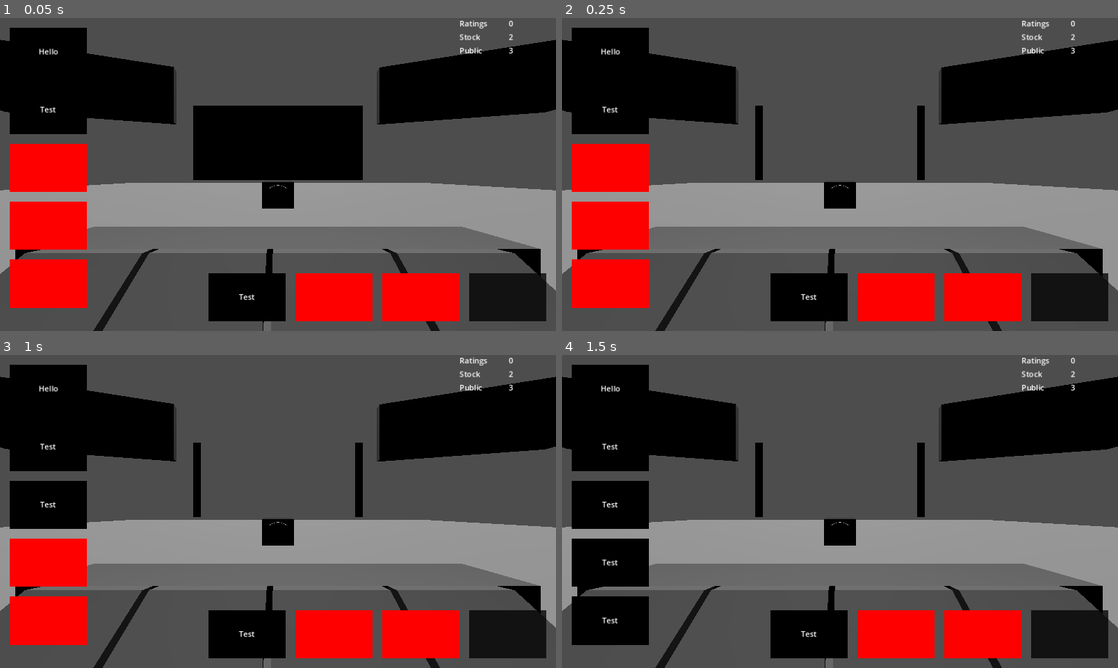
Above: before the commit, frames 1-4 (two rows, left to right).
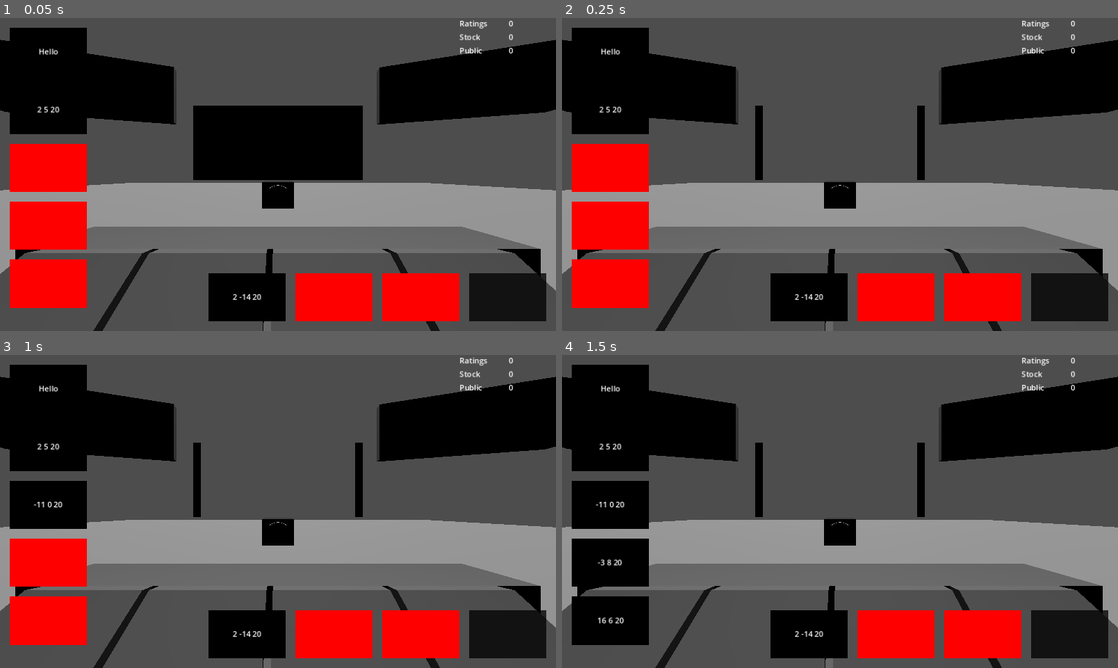
Above: after the commit, the same moments.

Repository: ZeAntwan/LD53
Game: Godot game, scene res://scenes/game.tscn
Two runs of this game, one before a commit and one after it. Both use one fixed random seed, a clock stepped at 60 frames per second and the inputs below.
Inputs (mouse positions are in pixels of both pictures, inside the frame that each line leads up to):
- Up to frame 1 (0.05 s): no input
- Up to frame 2 (0.25 s): no input
- Up to frame 3 (1 s): tap Enter at 0.5 s; move the mouse to (50, 389) at 0.52 s; click (50, 389) at 0.6 s; tap Space (ui_select) at 0.77, 0.8 s
- Up to frame 4 (1.5 s): tap Space (ui_select) at 1.07, 1.35 s; move the mouse to (612, 445) at 1.27 s

The runs differ from the first frame. In frame 1, 0.1% of the frame differs, in the area x 6-93%, y 5-91%; in frame 2, 0.1%; in frame 3, 0.2%; in frame 4, 0.3%.

Commit message:
Better feel for news swap + less error madness

Diff:
--- a/scenes/ui.tscn
+++ b/scenes/ui.tscn
@@ -11,9 +11,9 @@
 [sub_resource type="Resource" id="Resource_grr02"]
 script = ExtResource("3_kb88l")
 text = "Hello"
-stat_rating = 1
-stat_stock = 1
-stat_public = 1
+stat_rating = 20
+stat_stock = 20
+stat_public = 20
 timer = 3.0
 
 [node name="MainUi" type="Control"]
@@ -188,3 +188,13 @@
 size_flags_horizontal = 3
 text = "0
 "
+
+[node name="GameOver" type="HBoxContainer" parent="DebugUI/HBoxContainer"]
+visible = false
+layout_mode = 2
+size_flags_vertical = 3
+
+[node name="Label" type="Label" parent="DebugUI/HBoxContainer/GameOver"]
+layout_mode = 2
+size_flags_horizontal = 3
+text = "Game Over"
--- a/scenes/ui/news_item.tscn
+++ b/scenes/ui/news_item.tscn
@@ -1,4 +1,4 @@
-[gd_scene load_steps=3 format=3]
+[gd_scene load_steps=3 format=3 uid="uid://b5ktcs0j2auak"]
 
 [ext_resource type="Script" path="res://scripts/items/NewsItem.gd" id="1_efnsu"]
 
@@ -40,7 +40,10 @@
 anchor_bottom = 1.0
 grow_horizontal = 2
 grow_vertical = 2
-text = "Test"
+text = "Test
+sefesf
+sefsef
+"
 horizontal_alignment = 1
 vertical_alignment = 1
 
--- a/scripts/Manager.gd
+++ b/scripts/Manager.gd
@@ -12,4 +12,7 @@
 
 # Called every frame. 'delta' is the elapsed time since the previous frame.
 func _process(delta):
+	score_rating = clampf(score_rating,0,100)
+	score_stock = clampf(score_rating,0,100)
+	score_public = clampf(score_rating,0,100)
 	pass
--- a/scripts/debug/DebugUI.gd
+++ b/scripts/debug/DebugUI.gd
@@ -12,7 +12,10 @@
 	$HBoxContainer/Stock/Score.text = str(Manager.score_stock)
 	$HBoxContainer/Public/Score.text = str(Manager.score_public)
 
-
+	if Manager.score_rating >= 100 \
+		or Manager.score_stock >= 100 \
+		or Manager.score_public >= 100:
+			$HBoxContainer/GameOver.visible = true
 
 
 	pass
--- a/scripts/items/NewsItem.gd
+++ b/scripts/items/NewsItem.gd
@@ -3,6 +3,7 @@
 
 var selected = false
 var mouseOffset: Vector2 = Vector2.ZERO
+var target_position: Vector2
 
 var canPick = true
 
@@ -12,18 +13,25 @@
 @onready var hiding = $Hiding
 
 @export var headline = Headline.new()
+@export var ownZone: DropZone
 
 # Called when the node enters the scene tree for the first time.
 func _ready():
 	label.text = headline.text
 	get_parent().update_newsitem(self)
+	target_position = global_position
 	pass # Replace with function body.
 
 # Called every frame. 'delta' is the elapsed time since the previous frame.
 func _process(delta):
 	if selected:
 		global_position = get_global_mouse_position() + mouseOffset
+	else:
+		target_position = ownZone.global_position
+		global_position = global_position.lerp(target_position,.4)
 	pass
+
+
 
 func _on_area_2d_mouse_entered():
 	pass # Replace with function body.
@@ -32,7 +40,6 @@
 func _on_area_2d_input_event(viewport, event, shape_idx):
 	if Input.is_action_just_pressed("select") && canPick:
 		selected = true
-		parent = get_parent()
 		mouseOffset = global_position - get_global_mouse_position()
 		z_index = 2
 
@@ -40,18 +47,22 @@
 		selected = false
 		var overlap = area.get_overlapping_areas()
 		if (!overlap.is_empty()):
-			var zone = overlap[0].get_parent()
-
+			var targetZone = ownZone
+			for node in overlap:
+				if node.get_parent().is_in_group("drop_zone"):
+					print(node)
+					if (area.global_position.distance_to(node.global_position)) < (area.global_position.distance_to(targetZone.global_position)):
+						targetZone = node
+						pass
+			var zone = targetZone.get_parent()
 			if zone.is_in_group("drop_zone") && zone.canDrop && zone.newsItem != self:
 				#parent.remove_child(self)
 				if zone.newsItem != null:
-					var swapped = zone.update_newsitem(self)
-					parent.update_newsitem(swapped[0])
+					ownZone.update_newsitem(zone.newsItem)
+					zone.update_newsitem(self)
 				else:
+					ownZone.update_newsitem()
 					zone.update_newsitem(self)
-					parent.update_newsitem()
-			parent = get_parent()
-		position = Vector2.ZERO
 		z_index = 1
 
 func update_timer(ratio: float):
--- a/scripts/ressources/Headline.gd
+++ b/scripts/ressources/Headline.gd
@@ -2,17 +2,19 @@
 class_name Headline
 
 @export var text: String = "Test"
-@export var stat_rating: int = 1
-@export var stat_stock: int = 1
-@export var stat_public: int = 1
+@export var stat_rating: int = 20
+@export var stat_stock: int = 20
+@export var stat_public: int = 20
 @export var timer: float = 3
 
 # Make sure that every parameter has a default value.
 # Otherwise, there will be problems with creating and editing
 # your resource via the inspector.
 func _init(p_text = text, p_stat_rating = stat_rating, p_stat_stock = stat_stock, p_stat_public = stat_public, p_timer = timer):
-	text = p_text
-	stat_rating = p_stat_rating
-	stat_stock = p_stat_stock
-	stat_public = p_stat_public
+
+	stat_rating = p_stat_rating * randf_range(-1,1)
+	stat_stock = p_stat_stock * randf_range(-1,1)
+	stat_public = p_stat_public * randf_range(-1,1)
 	timer = p_timer
+
+	text = "%s %s %s" % [stat_rating, stat_stock, p_stat_public]
--- a/scripts/ui/DropZone.gd
+++ b/scripts/ui/DropZone.gd
@@ -19,14 +19,12 @@
 	var oldNews = newsItem
 	var hadNews = false
 	if oldNews != null:
-		remove_child.call_deferred(oldNews)
 		hadNews = true
+
 	newsItem = n
+
 	if newsItem != null:
-		if newsItem.get_parent() != null:
-			newsItem.get_parent().remove_child(newsItem)
-		add_child.call_deferred(newsItem)
-		newsItem.position = Vector2.ZERO
+		newsItem.ownZone = self
 		$ColorRect.color = Color.GREEN
 	else:
 		$ColorRect.color = Color.RED
--- a/scripts/ui/NewsBar.gd
+++ b/scripts/ui/NewsBar.gd
@@ -28,5 +28,5 @@
 			break
 	if targetNode != null:
 		var instance = item.instantiate()
-		targetNode.update_newsitem(instance)
+		targetNode.add_child(instance)
 	pass
Not shown: 1 places in scenes/game.tscn that only renumber resources
Not shown: 1 places in scenes/ui.tscn that only renumber resources
Not shown: 1 places in scenes/ui/drop_zone.tscn that only renumber resources
Not shown: 1 places in scenes/ui/news_item.tscn that only renumber resources
